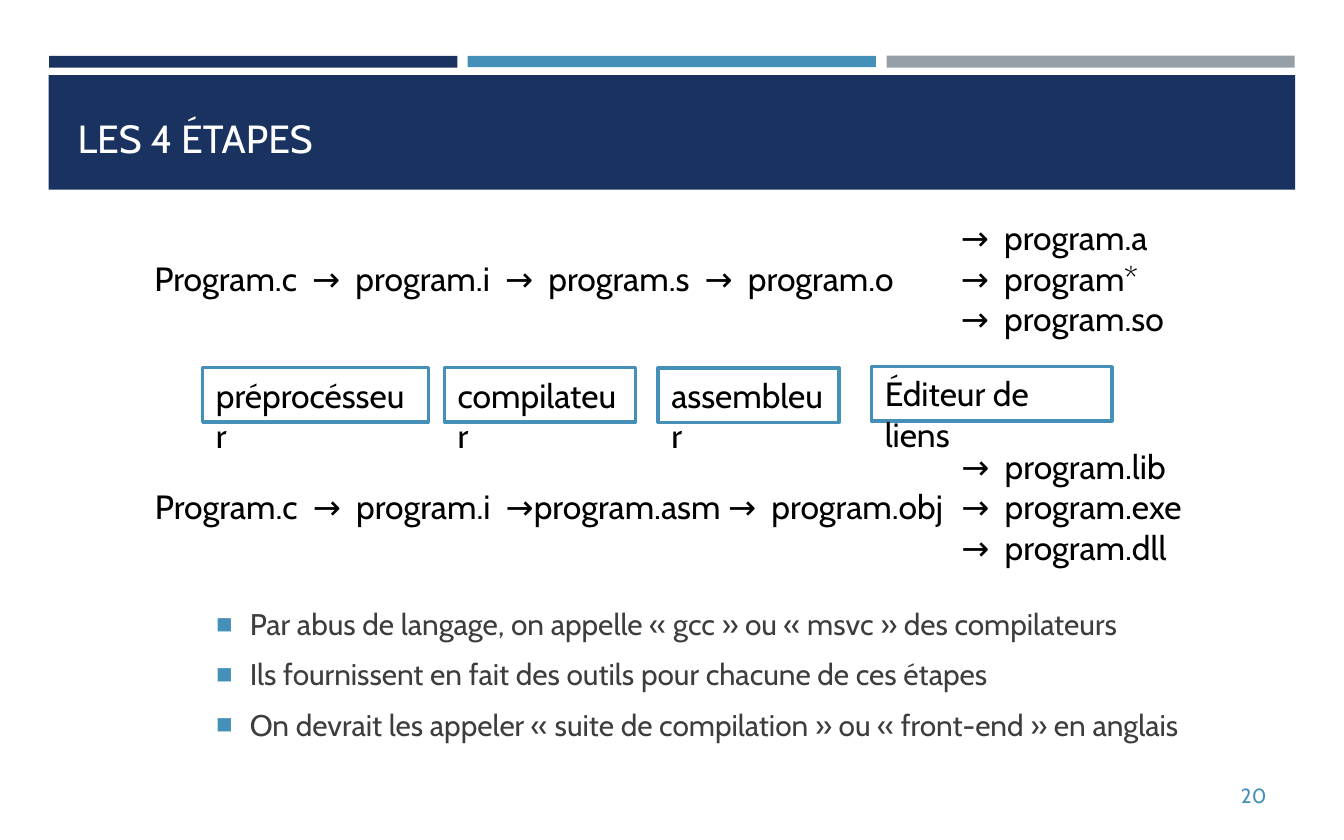
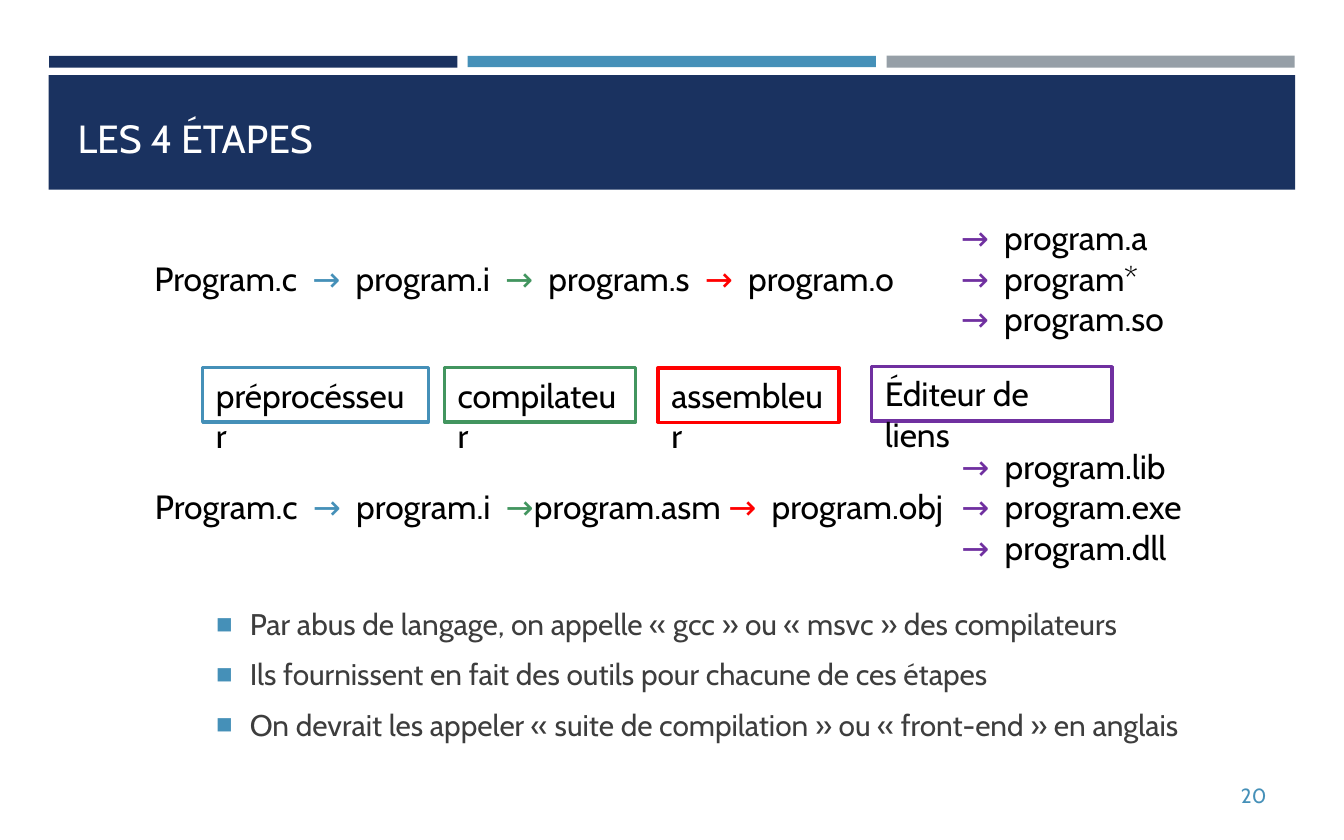
Before and after one commit to franckginguene/cpp_scalian, a slide deck: slide 20 of diapos/CPP_matin.pptx. Drawn at 1344x840 pixels with LibreOffice and Linux fonts; fonts in the diff are those of the drawing. Boxes give left, top, right and bottom in pixels: in the first picture for what was removed or moved away, otherwise in the second. Text is boxed around its words. In the diff, an @@ line names an element or a change of style, - is before the commit and + after.

```diff
--- a/diapos/CPP_matin.pptx
+++ b/diapos/CPP_matin.pptx
@@ text "→ program.a" at [154, 233, 1164, 339]: text colour #000000 to #7030A0 in "→", "→", "→"; text colour #000000 to #4590B8, text colour #000000 to #42955F, text colour #000000 to #FF0000 in "→" @@
@@ rectangle "compilateur" at [445, 368, 636, 422]: outline #4590B8 1.75 pt to #42955F 1.75 pt @@
@@ rectangle "assembleur" at [659, 368, 840, 422]: outline #4590B8 1.75 pt to #FF0000 1.75 pt @@
@@ rectangle "Éditeur de liens" at [871, 367, 1111, 421]: outline #4590B8 1.75 pt to #7030A0 1.75 pt @@
@@ text "→ program.lib" at [155, 453, 1182, 568]: text colour #000000 to #7030A0 in "→", "→", "→"; text colour #000000 to #4590B8, text colour #000000 to #FF0000 in "→"; text colour #000000 to #42955F in "→program.asm" @@
```
Also in this commit, not shown: 2 other files.
